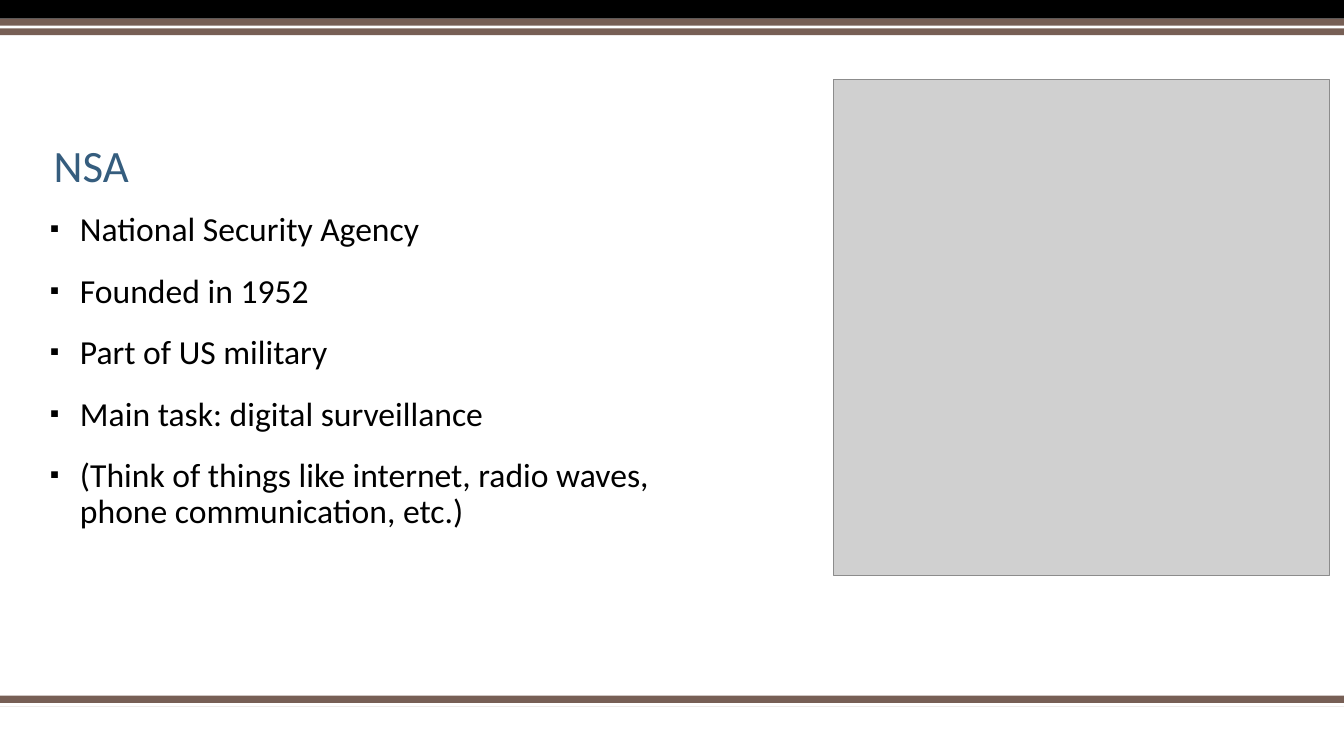
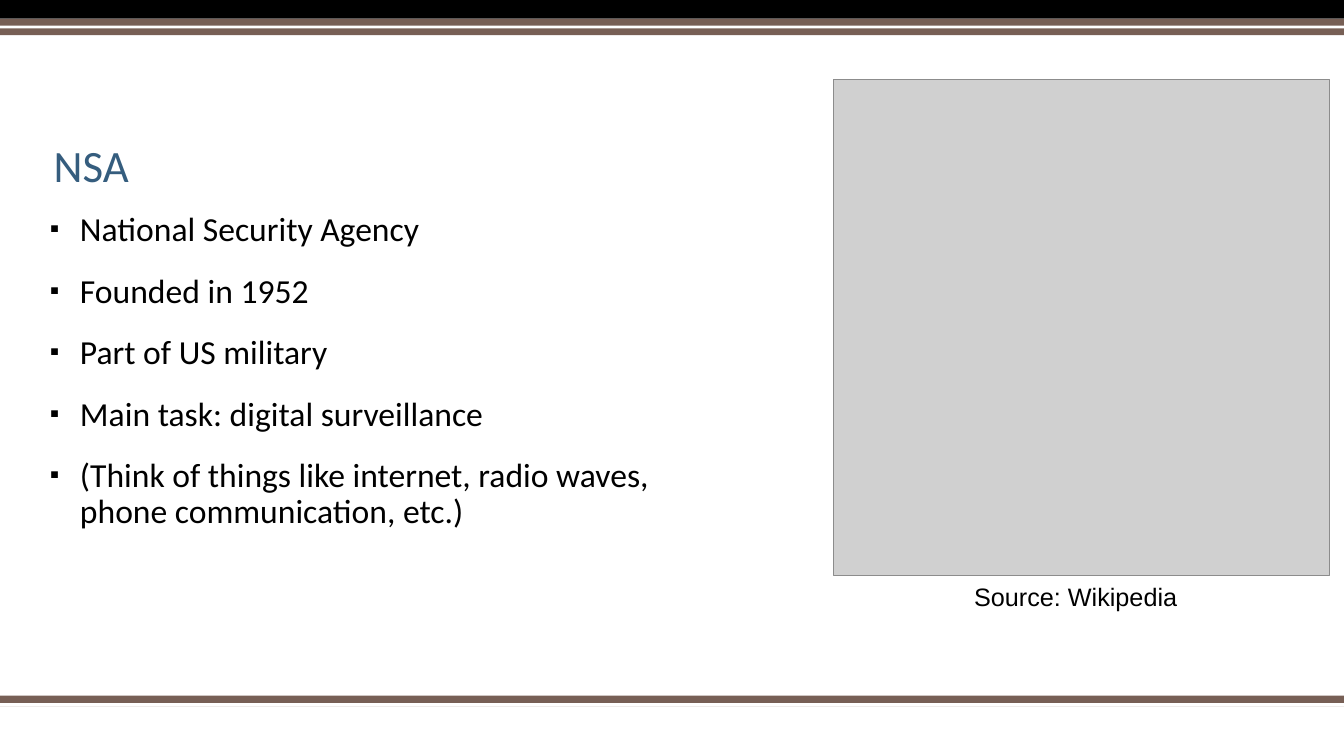
Before and after one commit to sebivenlo/ESDE_2021_Ghidra, a slide deck: slide 8 of Reverse Engineering.pptx. Drawn at 1344x756 pixels with LibreOffice and Linux fonts; fonts in the diff are those of the drawing; grey boxes stand for pictures; background and template pictures are left out. Boxes give left, top, right and bottom in pixels: in the first picture for what was removed or moved away, otherwise in the second. Text is boxed around its words. In the diff, an @@ line names an element or a change of style, - is before the commit and + after.

Commit message:
added source for nsa picture

```diff
--- a/Reverse Engineering.pptx
+++ b/Reverse Engineering.pptx
@@ text added at (974, 587, 1177, 612), 18 pt, text #000000 @@
+Source: Wikipedia
```
